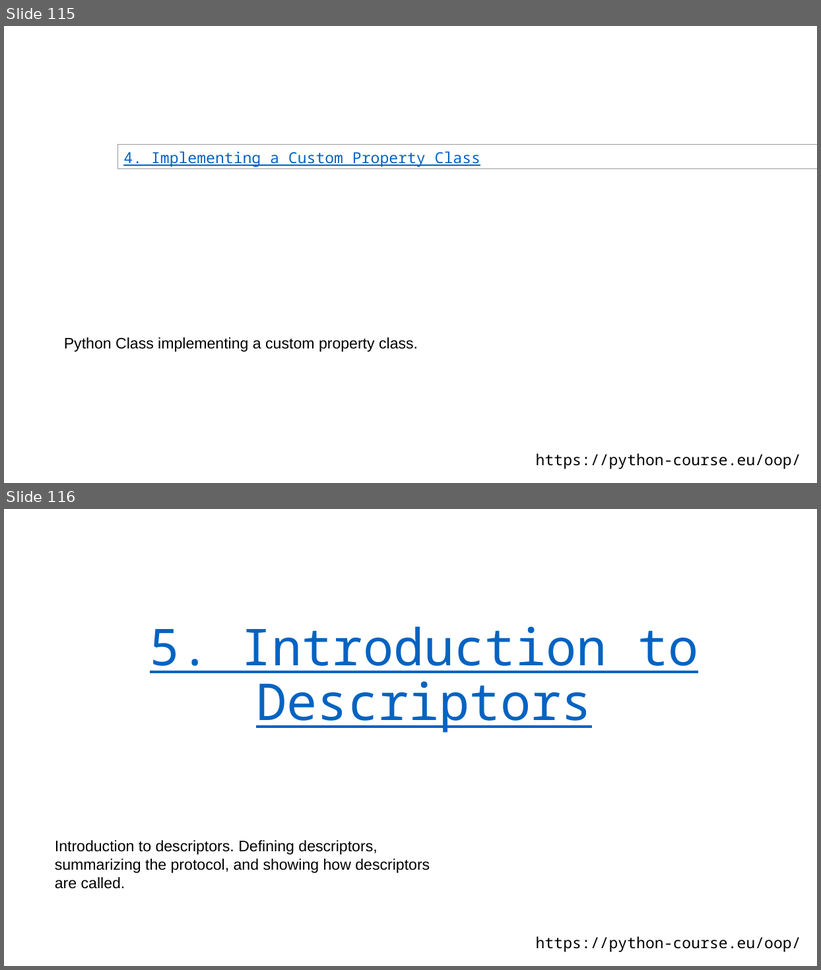
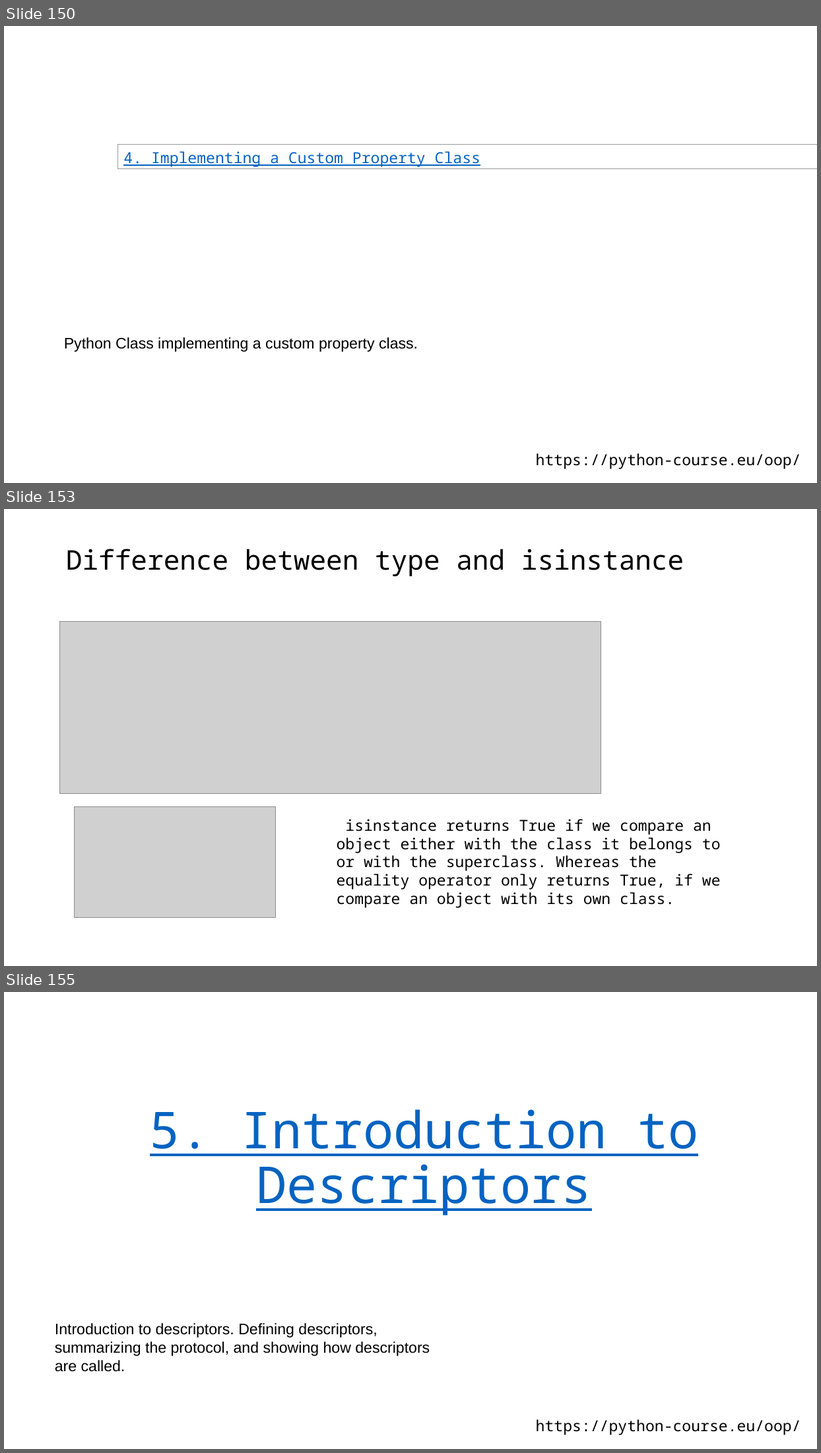
Before and after one commit to mmaleki92/python_teaching, a slide deck: oop/oop.pptx. Shown one above the other, each under a label of ours: slides 115 and 116 before the commit, slides 150, 153 and 155 after it; the slides between them are not shown. The pictures are 821x970 and 821x1453 pixels, drawn with LibreOffice and Linux fonts; fonts in the diff are those of the drawing; grey boxes stand for pictures. Boxes give left, top, right and bottom in pixels: in the first picture for what was removed or moved away, otherwise in the second. Text is boxed around its words. In the diff, an @@ line names an element or a change of style, - is before the commit and + after.

```diff
--- a/oop/oop.pptx
+++ b/oop/oop.pptx
@@ slide 153 added at (4,509,817,966), background #FFFFFF @@
@@ title added at (66,549,684,576), 32 pt, text #000000 @@
+Difference between type and isinstance
@@ picture added at (60,622,601,794) @@
@@ picture added at (74,807,275,918) @@
@@ text added at (337,819,721,908), 18 pt, text #000000 @@
+isinstance returns True if we compare an object either with the class it belongs to or with the superclass. Whereas the equality operator only returns True, if we compare an object with its own class.
@@ what was slide 115 is now slide 150 @@
@@ what was slide 116 is now slide 155 @@
```
Also in this commit, not shown: 2 slides changed, 38 other slides added, 29 other files.
